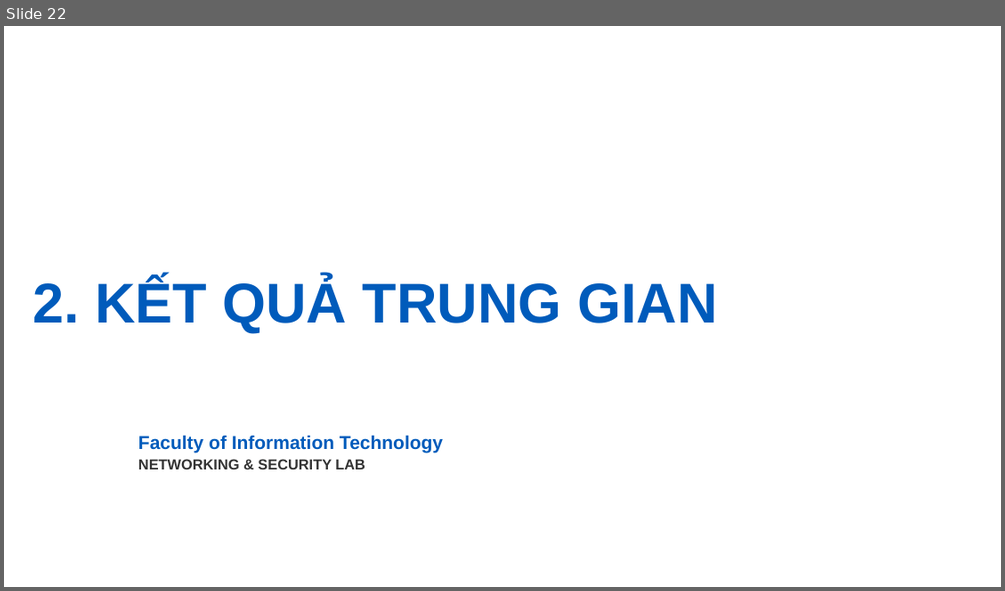
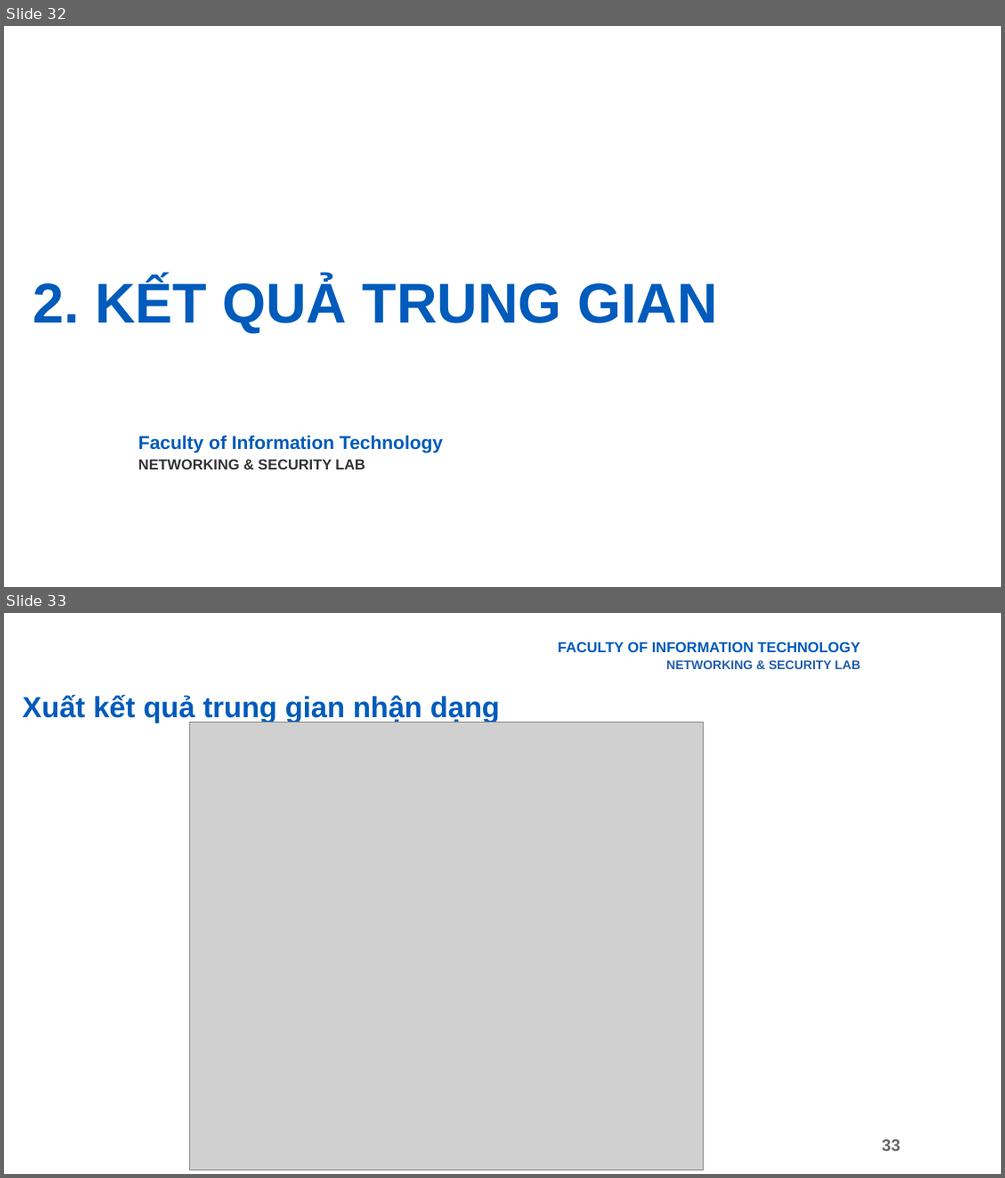
Before and after one commit to giabao2807/digital-signal-processing, a slide deck: abc/Final.pptx. Shown one above the other, each under a label of ours: slide 22 before the commit, slides 32 and 33 after it. The pictures are 1005x591 and 1005x1178 pixels, drawn with LibreOffice and Linux fonts; fonts in the diff are those of the drawing; grey boxes stand for pictures; background and template pictures are left out. Boxes give left, top, right and bottom in pixels: in the first picture for what was removed or moved away, otherwise in the second. Text is boxed around its words. In the diff, an @@ line names an element or a change of style, - is before the commit and + after.

```diff
--- a/abc/Final.pptx
+++ b/abc/Final.pptx
@@ slide 33 added at <box>4,613,1001,1174</box>, background picture (left out) @@
@@ text added at <box>558,641,860,669</box>, 14 pt, text #005BBB, bold @@
+FACULTY OF INFORMATION TECHNOLOGY
+NETWORKING & SECURITY LAB
@@ title added at <box>23,695,500,722</box>, 28 pt, text #005BBB, bold @@
+Xuất kết quả trung gian nhận dạng
@@ picture added at <box>189,722,704,1170</box> @@
@@ page number added at <box>882,1139,900,1151</box>, 16 pt, text #666666, bold @@
+33
@@ what was slide 22 is now slide 32 @@
```
Also in this commit, not shown: 8 slides changed, 9 other slides added, 1 slide removed, 10 other files.
